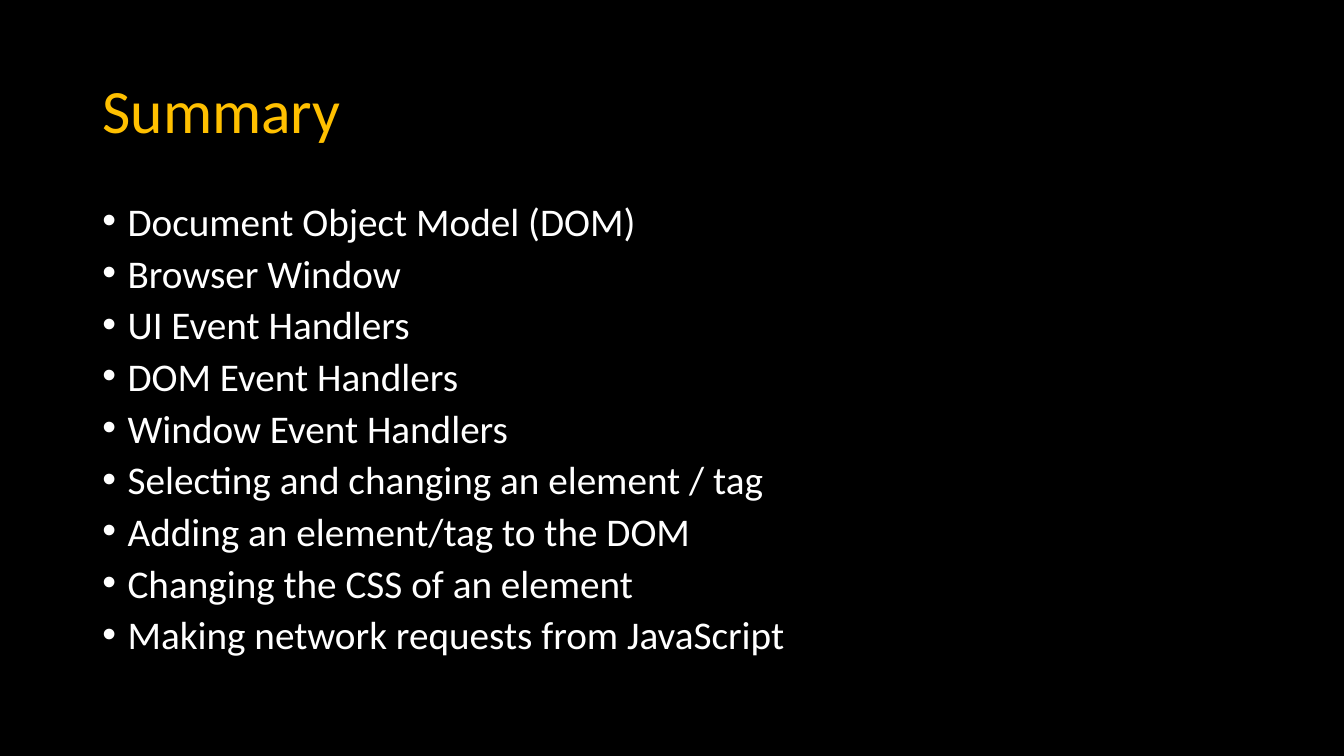
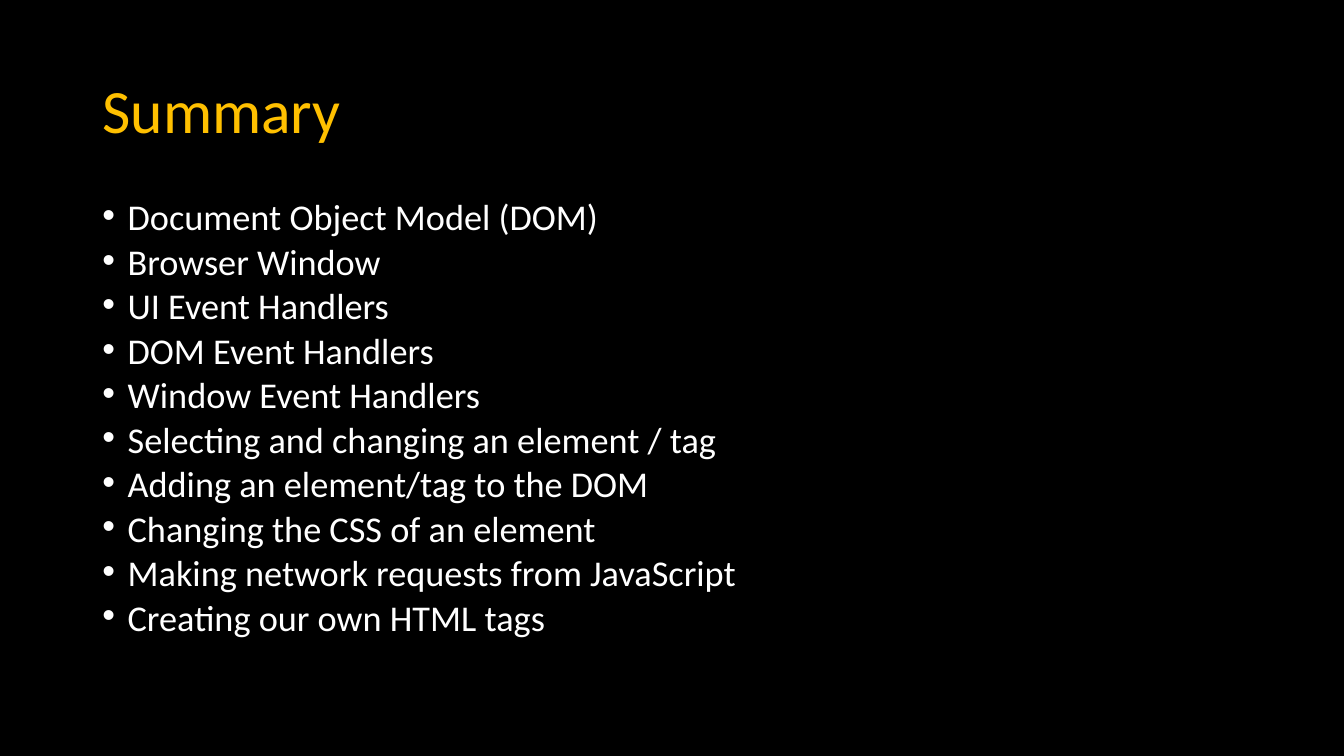
Before and after one commit to csev/dj4e, a slide deck: slide 42 of lectures/JS-03-Browser.pptx (slide 39 before the commit). Drawn at 1344x756 pixels with LibreOffice and Linux fonts; fonts in the diff are those of the drawing. Boxes give left, top, right and bottom in pixels: in the first picture for what was removed or moved away, otherwise in the second. Text is boxed around its words. In the diff, an @@ line names an element or a change of style, - is before the commit and + after.

```diff
--- a/lectures/JS-03-Browser.pptx
+++ b/lectures/JS-03-Browser.pptx
@@ text at (x1=128, y1=203, x2=736, y2=593): size 28 to 25.9 pt; line spacing 0.8 to 0.7 @@
@@ text at (x1=128, y1=606, x2=545, y2=638): paragraph added @@
+• Creating our own HTML tags
```
Also in this commit, not shown: 1 other slide changed, 3 slides added, 2 other files.
